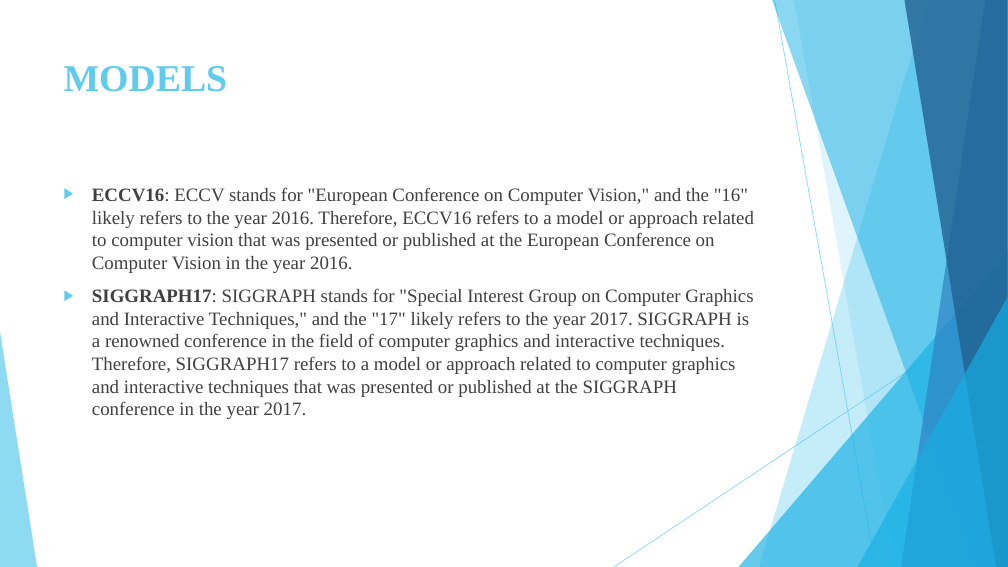
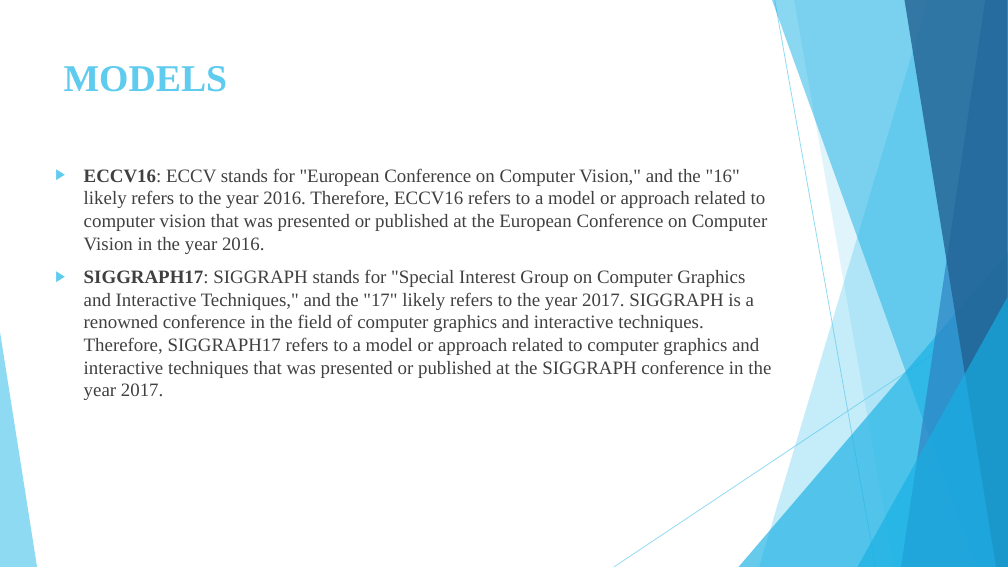
Before and after one commit to Chakrapani2122/Mini-Project, a slide deck: slide 8 of vividtones.pptx (slide 10 before the commit). Drawn at 1008x567 pixels with LibreOffice and Linux fonts; fonts in the diff are those of the drawing. Boxes give left, top, right and bottom in pixels: in the first picture for what was removed or moved away, otherwise in the second. Text is boxed around its words. In the diff, an @@ line names an element or a change of style, - is before the commit and + after.

```diff
--- a/vividtones.pptx
+++ b/vividtones.pptx
@@ text "ECCV16: ECCV stands for "European ..." rewrapped from (92,187,754,419) to (84,168,771,400) @@
```
Also in this commit, not shown: 5 other slides changed, 13 slides added, 4 slides removed, 20 other files.
